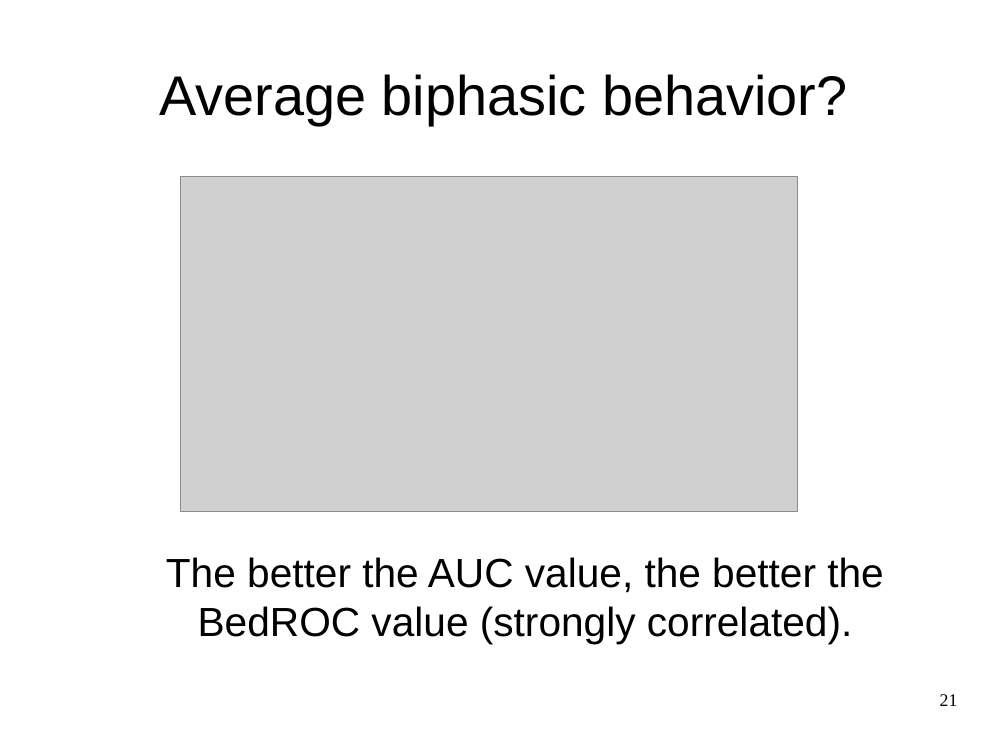
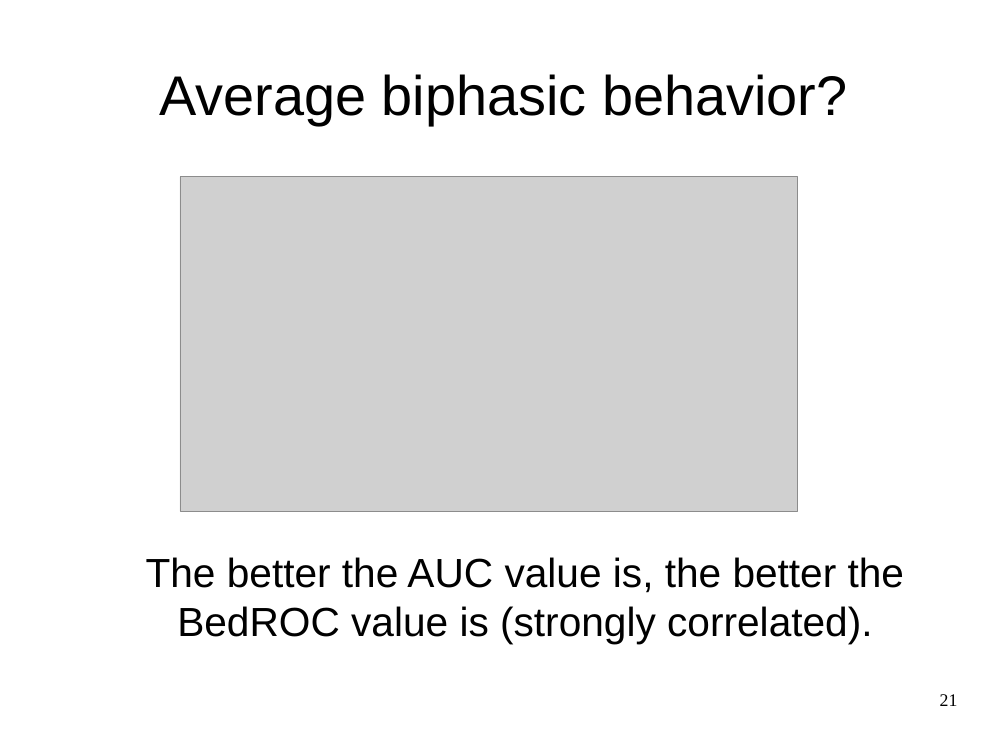
Before and after one commit to AlexWoroschilow/pca, a slide deck: slide 21 of seminar/presentation.odp. Drawn at 1008x756 pixels with LibreOffice and Linux fonts; fonts in the diff are those of the drawing; grey boxes stand for pictures. Boxes give left, top, right and bottom in pixels: in the first picture for what was removed or moved away, otherwise in the second. Text is boxed around its words. In the diff, an @@ line names an element or a change of style, - is before the commit and + after.

```diff
--- a/seminar/presentation.odp
+++ b/seminar/presentation.odp
@@ text at (146,557,904,644): text changed @@
-The better the AUC value, the better the BedROC value (strongly correlated).
+The better the AUC value is, the better the BedROC value is (strongly correlated).
```
Also in this commit, not shown: 21 other slides changed.
